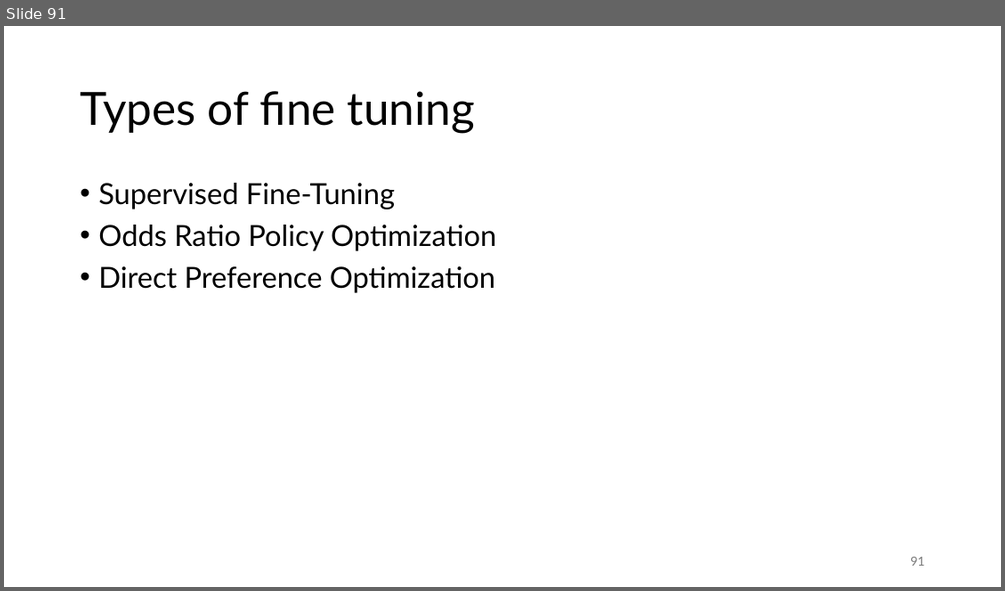
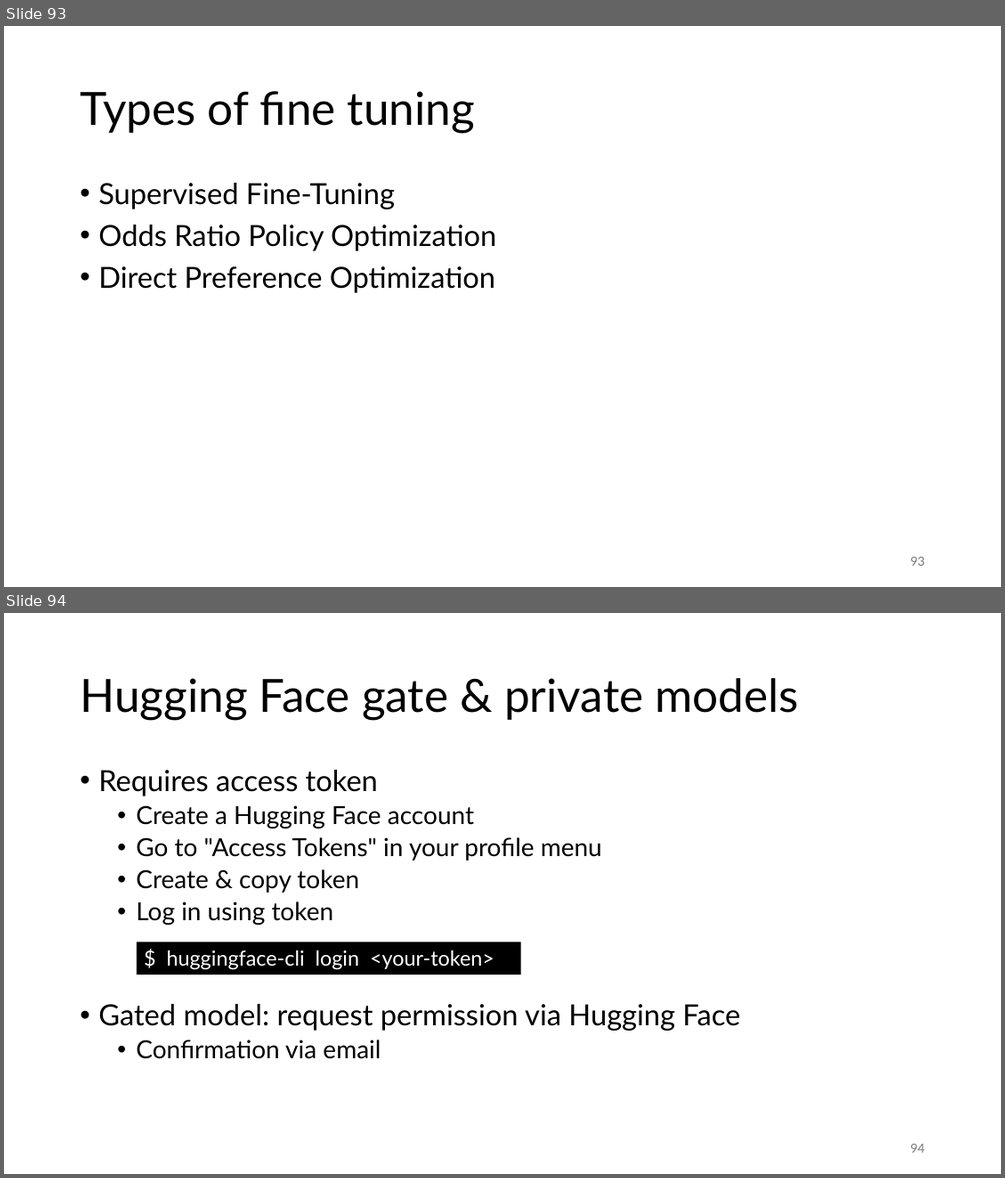
Before and after one commit to gjbex/Deploying-LLMs-locally, a slide deck: local_LLMs.pptx. Shown one above the other, each under a label of ours: slide 91 before the commit, slides 93 and 94 after it. The pictures are 1005x591 and 1005x1178 pixels, drawn with LibreOffice and Linux fonts; fonts in the diff are those of the drawing. Boxes give left, top, right and bottom in pixels: in the first picture for what was removed or moved away, otherwise in the second. Text is boxed around its words. In the diff, an @@ line names an element or a change of style, - is before the commit and + after.

```diff
--- a/local_LLMs.pptx
+++ b/local_LLMs.pptx
@@ slide 94 added at (4,613,1001,1174), background #FFFFFF @@
@@ title added at (80,678,799,720), 44 pt, text #000000 @@
+Hugging Face gate & private models
@@ text added at (98,770,740,1059), 24 pt, text #000000 @@
+• Requires access token
+  • Create a Hugging Face account
+  • Go to "Access Tokens" in your profile menu
+  • Create & copy token
+  • Log in using token
+• Gated model: request permission via Hugging Face
+  • Confirmation via email
@@ rectangle added at (137,942,521,975), fill #000000, 20 pt, text #FFFFFF @@
+$ huggingface-cli login <your-token>
@@ page number added at (910,1143,924,1152), 12 pt, text #797979 @@
+94
@@ what was slide 91 is now slide 93 @@
@@ page number at (910,556,924,565): text changed @@
-91
+93
```
Also in this commit, not shown: 2 slides changed, 3 other slides added.
